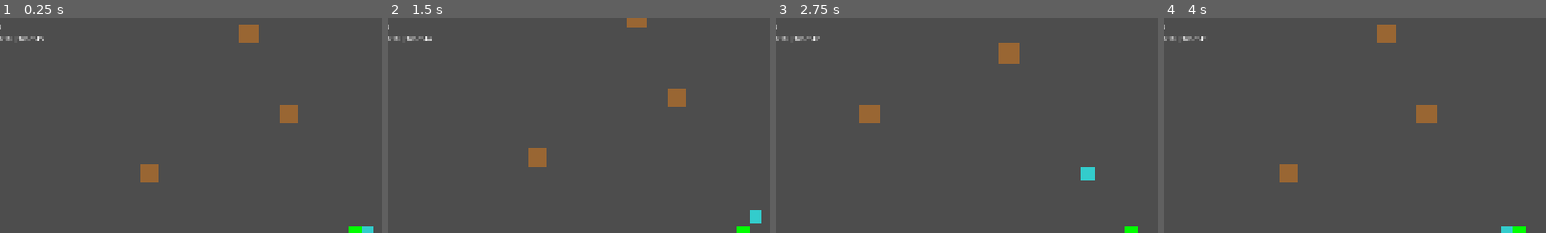
Above: before the commit, frames 1-4 (left to right).
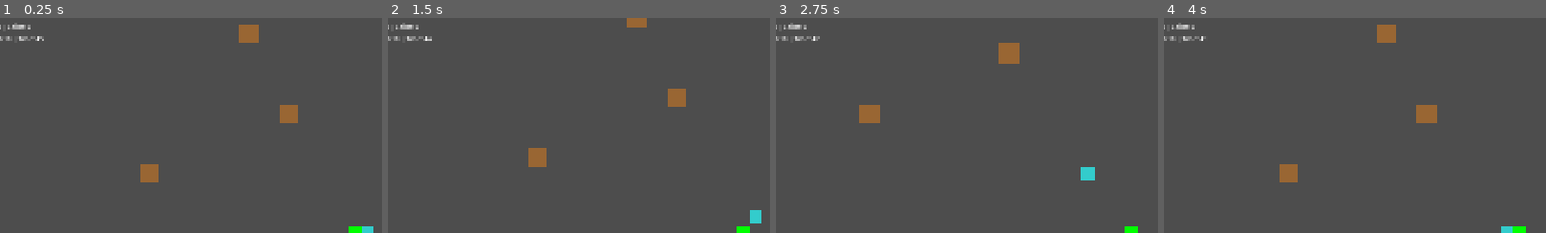
Above: after the commit, the same moments.

Repository: felang/utoland
Game: Godot game, scene res://scenes/main.tscn
Two runs of this game, one before a commit and one after it. Both use one fixed random seed, a clock stepped at 60 frames per second and the inputs below.
Inputs:
- Up to frame 1 (0.25 s): no input
- Up to frame 2 (1.5 s): tap Enter at 0.5 s; hold D (move_right) 0.53-1.28 s; tap 1 at 0.6 s; tap Space at 1.25 s; hold S (move_down) from 1.28 s (still down); tap 2 at 1.35 s
- Up to frame 3 (2.75 s): release S (move_down) at 2.03 s; hold D (move_right) from 2.03 s (still down); tap 3 at 2.1 s
- Up to frame 4 (4 s): release D (move_right) at 2.78 s; hold W (move_up) 2.78-3.53 s; tap 4 at 2.85 s; hold A (move_left) from 3.53 s (still down); tap 1 at 3.6 s
The pictures show only the part of the screen within x 4-54%, y 0-50%; the shares and areas given below are measured in that part.

The runs differ from the first frame. In frame 1, 0.1% of the frame differs, in the area x 2-8%, y 2-6%; in frame 2, 0.1%; in frame 3, 0.1%; in frame 4, 0.1%.

Commit message:
feat(phase2): 实现金币掉落和拾取系统

Diff:
--- /dev/null
+++ b/scenes/coin.tscn
@@ -0,0 +1,20 @@
+[gd_scene format=3 uid="uid://c4dhgfb6qie02"]
+
+[ext_resource type="Script" uid="uid://kxsdry28caou" path="res://scripts/coin.gd" id="1_rwqht"]
+
+[sub_resource type="CircleShape2D" id="CircleShape2D_rwqht"]
+radius = 8.0
+
+[node name="Coin" type="Area2D" unique_id=657865110]
+collision_layer = 16
+script = ExtResource("1_rwqht")
+
+[node name="ColorRect" type="ColorRect" parent="." unique_id=1448575563]
+offset_left = -8.0
+offset_top = -8.0
+offset_right = 8.0
+offset_bottom = 8.0
+color = Color(1, 0.8, 0, 1)
+
+[node name="CollisionShape2D" type="CollisionShape2D" parent="." unique_id=648716962]
+shape = SubResource("CircleShape2D_rwqht")
--- /dev/null
+++ b/scripts/coin.gd
@@ -0,0 +1,30 @@
+extends Area2D
+
+@export var value: int = 1
+@export var attract_speed: float = 500.0
+@export var attract_range: float = 150.0
+
+var player: Node2D = null
+var is_attracted: bool = false
+
+func _ready():
+	body_entered.connect(_on_body_entered)
+	player = get_tree().get_first_node_in_group("player")
+	add_to_group("coins")
+
+func _process(delta):
+	if player and global_position.distance_to(player.global_position) < attract_range:
+		is_attracted = true
+
+	if is_attracted and player:
+		var direction = global_position.direction_to(player.global_position)
+		global_position += direction * attract_speed * delta
+
+func _on_body_entered(body):
+	if body.is_in_group("player"):
+		body.add_coins(value)
+		queue_free()
+
+func force_attract():
+	is_attracted = true
+	attract_speed = 800.0
--- a/scripts/enemy.gd
+++ b/scripts/enemy.gd
@@ -58,7 +58,16 @@
 		die()
 
 func die():
+	drop_coins()
 	queue_free()
+
+func drop_coins():
+	var coin_scene = preload("res://scenes/coin.tscn")
+	var coin_count = randi_range(1, 3)
+	for i in coin_count:
+		var coin = coin_scene.instantiate()
+		coin.global_position = global_position + Vector2(randf_range(-20, 20), randf_range(-20, 20))
+		get_parent().add_child(coin)
 
 func apply_slow(slow_percent: float):
 	slow_effects += 1
--- a/scripts/hud.gd
+++ b/scripts/hud.gd
@@ -16,7 +16,7 @@
 
 func _process(_delta):
 	if player and is_instance_valid(player):
-		hp_label.text = "HP: %.0f" % player.current_hp
+		hp_label.text = "HP: %.0f | Coins: %d" % [player.current_hp, player.coins]
 
 	if not wave_manager or not is_instance_valid(wave_manager):
 		wave_manager = get_tree().get_first_node_in_group("wave_manager")
--- a/scripts/player.gd
+++ b/scripts/player.gd
@@ -6,6 +6,7 @@
 @export var fire_rate: float = 0.1
 @export var invincible_duration: float = 0.5
 var current_hp: float
+var coins: int = 0
 var shoot_timer: float = 0.0
 var invincible_timer: float = 0.0
 var bullet_scene = preload("res://scenes/bullet.tscn")
@@ -88,3 +89,6 @@
 	else:
 		push_error("Player has no parent to add bullet to")
 		bullet.queue_free()
+
+func add_coins(amount: int):
+	coins += amount
